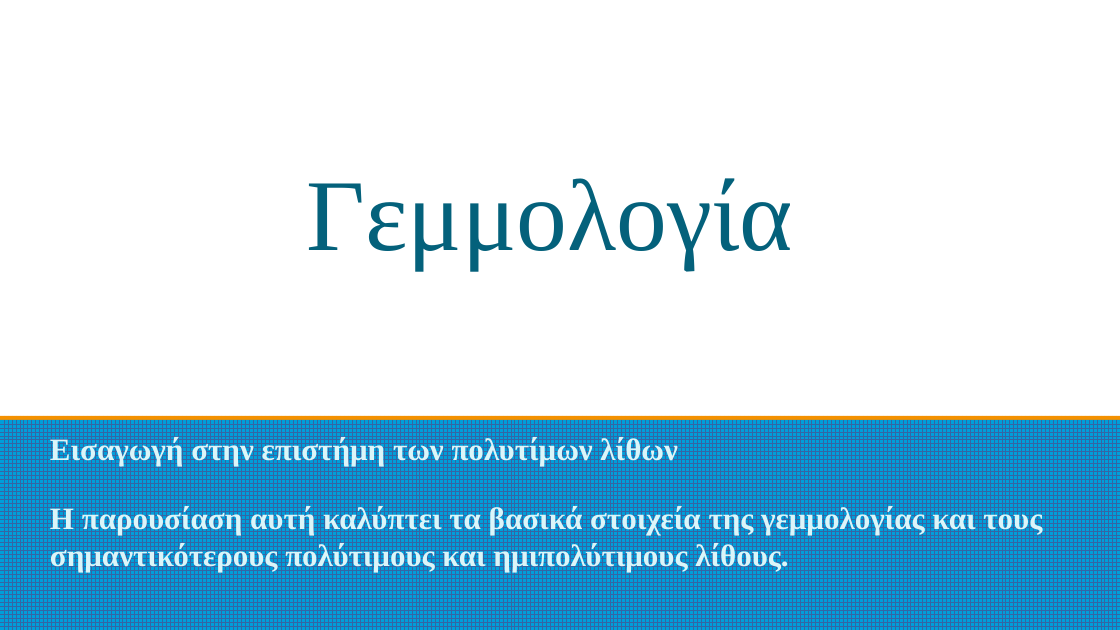
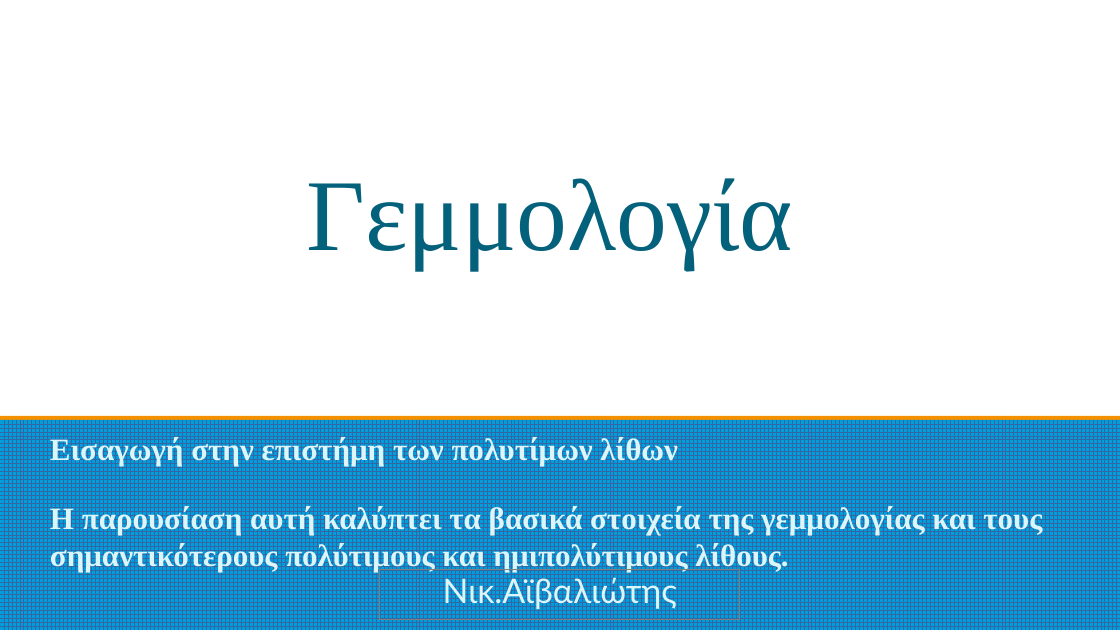
Before and after one commit to nickaiva/epas, a slide deck: slide 1 of preciousStones.odp. Drawn at 1120x630 pixels with LibreOffice and Linux fonts; fonts in the diff are those of the drawing. Boxes give left, top, right and bottom in pixels: in the first picture for what was removed or moved away, otherwise in the second. Text is boxed around its words. In the diff, an @@ line names an element or a change of style, - is before the commit and + after.

```diff
--- a/preciousStones.odp
+++ b/preciousStones.odp
@@ rectangle added at (380,570,740,620), outline #808080 0 pt, 24 pt, text #DBF5F9 @@
+Νικ.Αϊβαλιώτης
```
Also in this commit, not shown: 35 other slides changed, 1 other file.
